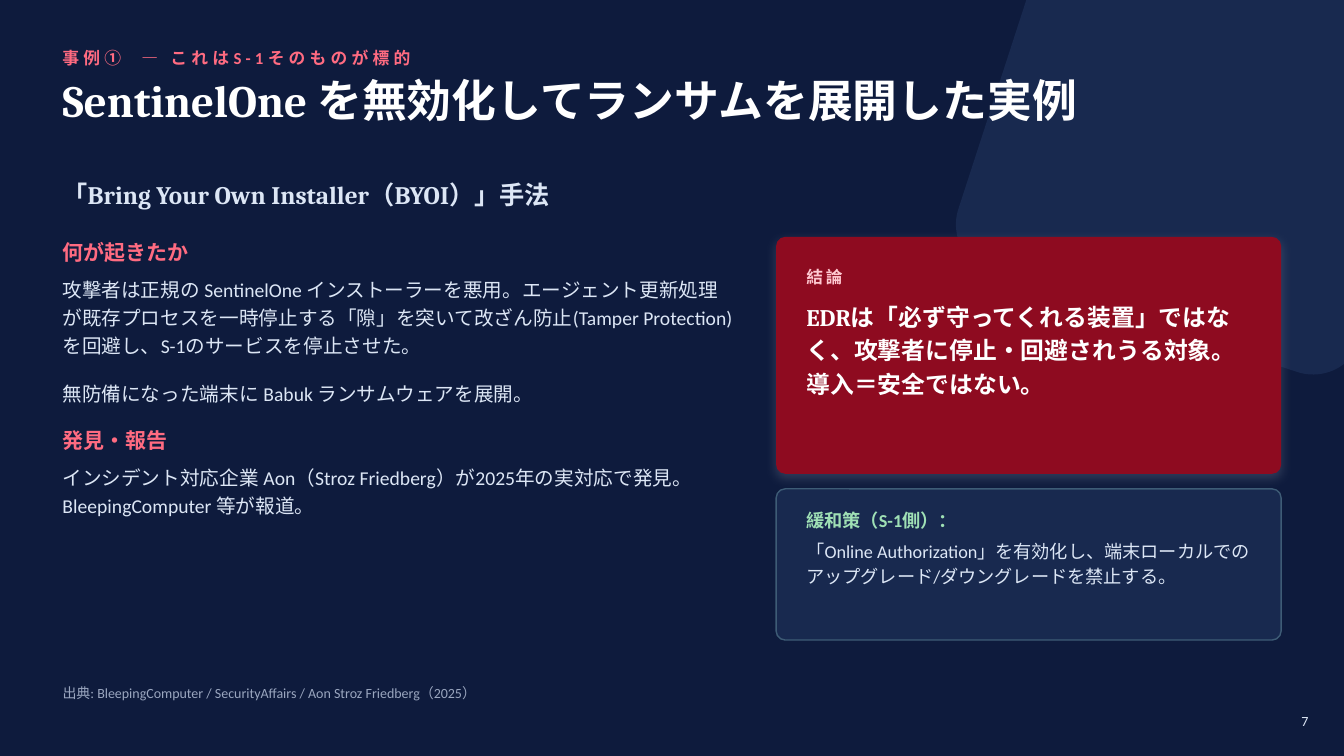
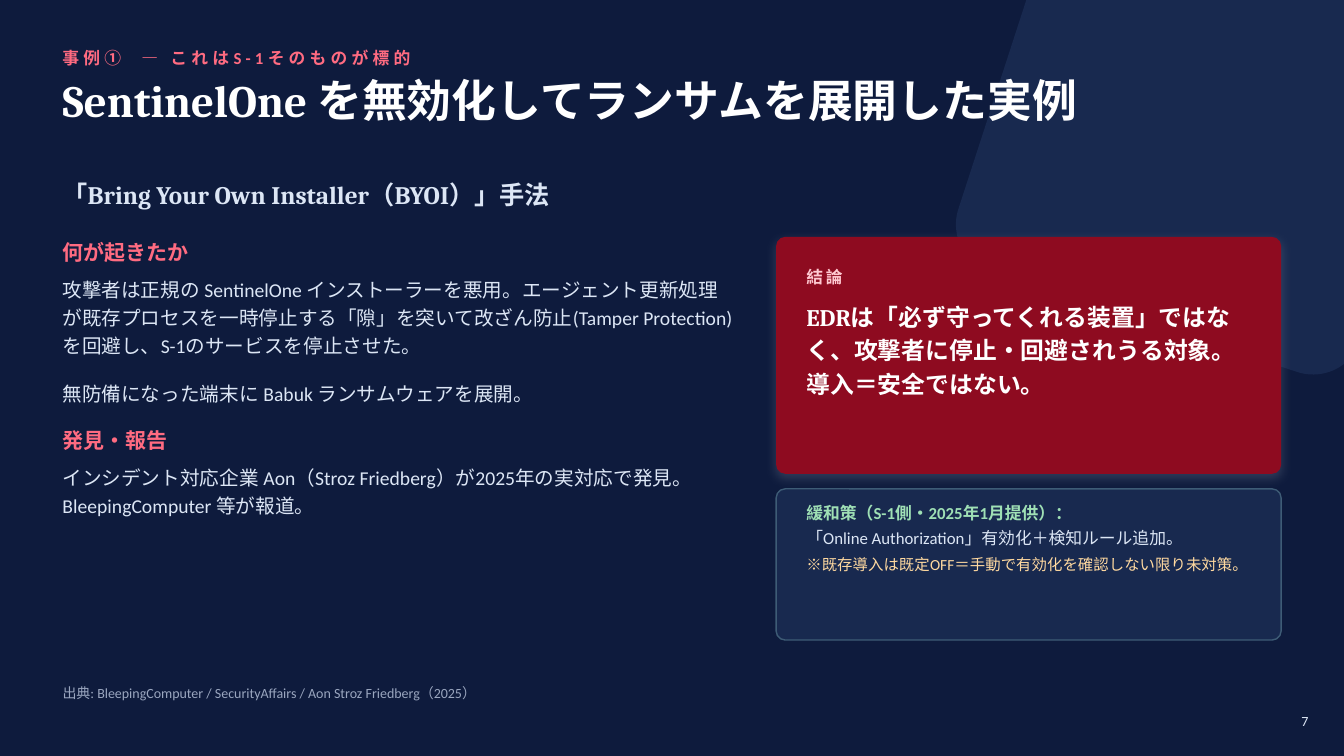
Before and after one commit to takuyaokada0115/Takuya-Okadas, a slide deck: slide 7 of 成果物/SentinelOne導入後も脆弱性検査が必要な理由.pptx. Drawn at 1344x756 pixels with LibreOffice and Linux fonts; fonts in the diff are those of the drawing. Boxes give left, top, right and bottom in pixels: in the first picture for what was removed or moved away, otherwise in the second. Text is boxed around its words. In the diff, an @@ line names an element or a change of style, - is before the commit and + after.

```diff
--- a/成果物/SentinelOne導入後も脆弱性検査が必要な理由.pptx
+++ b/成果物/SentinelOne導入後も脆弱性検査が必要な理由.pptx
@@ text at [806,504,1247,572]: text changed; size 13 to 12 pt @@
-緩和策（S-1側）：
-「Online Authorization」を有効化し、端末ローカルでのアップグレード/ダウングレードを禁止する。
+緩和策（S-1側・2025年1月提供）：
+「Online Authorization」有効化＋検知ルール追加。
+※既存導入は既定OFF＝手動で有効化を確認しない限り未対策。
```
Also in this commit, not shown: 6 other slides changed, 1 slide added, 1 other file.
